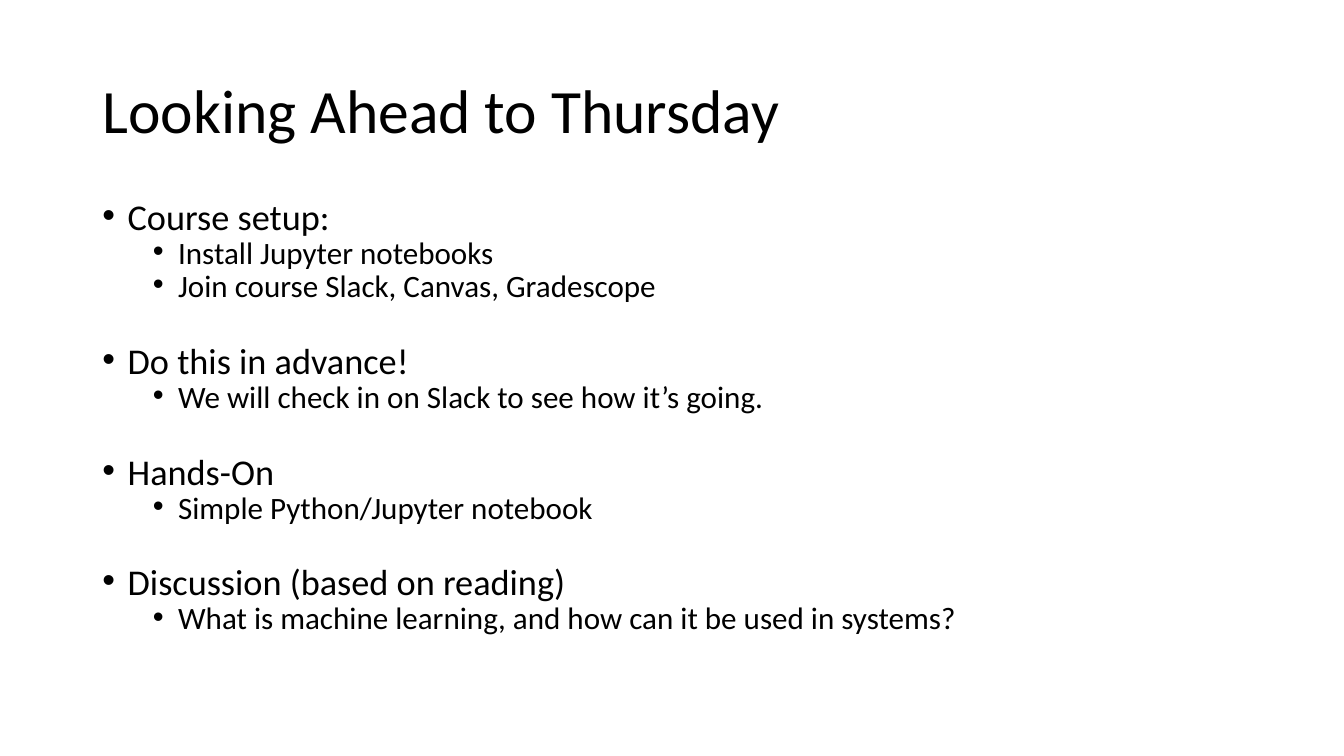
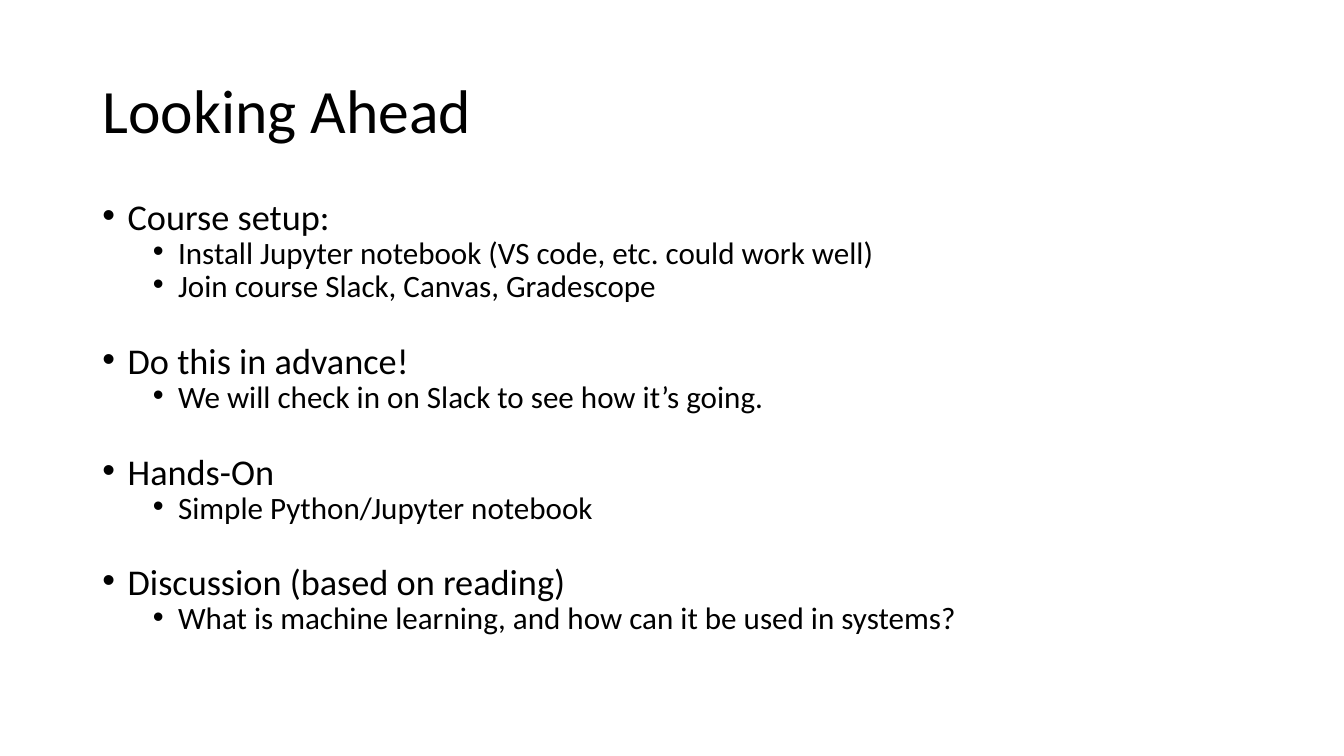
Before and after one commit to noise-lab/ml-systems, a slide deck: slide 19 of docs/slides/01-intro.pptx (slide 20 before the commit). Drawn at 1344x756 pixels with LibreOffice and Linux fonts; fonts in the diff are those of the drawing. Boxes give left, top, right and bottom in pixels: in the first picture for what was removed or moved away, otherwise in the second. Text is boxed around its words. In the diff, an @@ line names an element or a change of style, - is before the commit and + after.

Commit message:
slides update for L1

```diff
--- a/docs/slides/01-intro.pptx
+++ b/docs/slides/01-intro.pptx
@@ title at (102,90,471,144): text changed @@
-Looking Ahead to Thursday
+Looking Ahead
@@ text at (178,241,873,269): text changed @@
-  • Install Jupyter notebooks
+  • Install Jupyter notebook (VS code, etc. could work well)
```
Also in this commit, not shown: 3 other slides changed, 1 slide removed.
